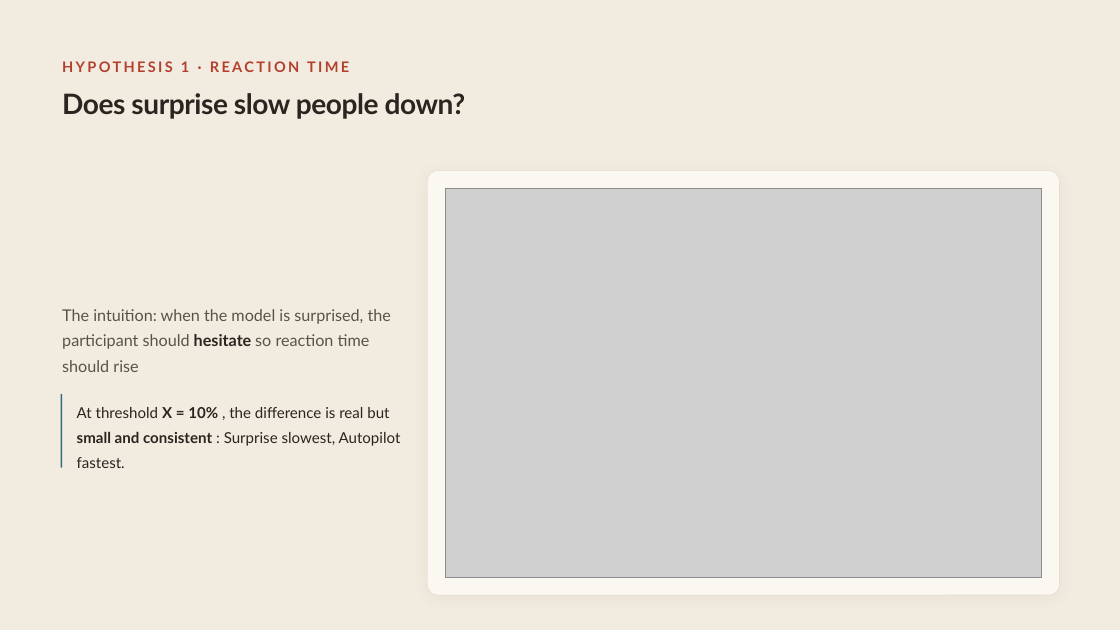
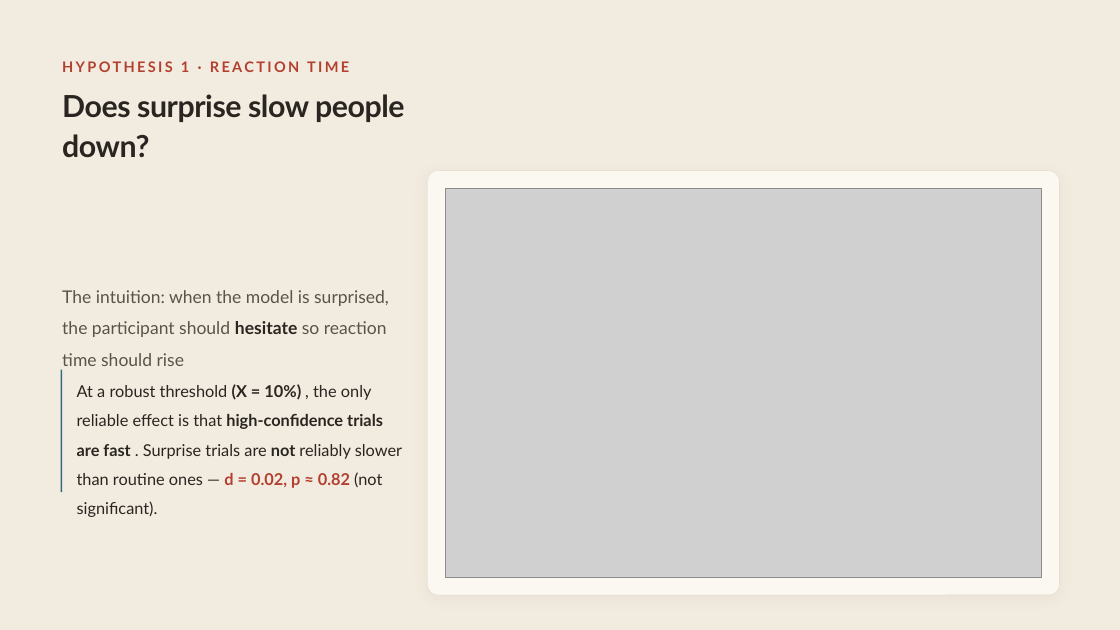
Before and after one commit to ShirHolzman/Amirim-Research, a slide deck: slide 10 of Amirim-Presentation.pptx (slide 11 before the commit). Drawn at 1120x630 pixels with LibreOffice and Linux fonts; fonts in the diff are those of the drawing; grey boxes stand for pictures. Boxes give left, top, right and bottom in pixels: in the first picture for what was removed or moved away, otherwise in the second. Text is boxed around its words. In the diff, an @@ line names an element or a change of style, - is before the commit and + after.

```diff
--- a/Amirim-Presentation.pptx
+++ b/Amirim-Presentation.pptx
@@ text "Does surprise slow people down?" at (x1=62, y1=94, x2=405, y2=157): size 36.1 to 39 pt @@
@@ text "The intuition: when the model ..." moved from (x1=62, y1=309, x2=391, y2=372) to (x1=62, y1=290, x2=389, y2=366) @@
@@ text "The intuition: when the model ..." at (x1=62, y1=290, x2=389, y2=366): size 20.8 to 22.5 pt; line spacing 1.3 to 1.5 @@
@@ rectangle resized from (x1=60, y1=394, x2=62, y2=468) to (x1=60, y1=370, x2=62, y2=492) @@
@@ text at (x1=77, y1=384, x2=402, y2=488): text changed; size 19.4 to 21 pt @@
-At threshold X = 10% , the difference is real but small and consistent : Surprise slowest, Autopilot fastest.
+At a robust threshold (X = 10%) , the only reliable effect is that high-confidence trials are fast . Surprise trials are not reliably slower than routine ones — d = 0.02, p ≈ 0.82 (not significant).
```
Also in this commit, not shown: 15 other slides changed, 2 slides added, 2 slides removed, 2 other files.
